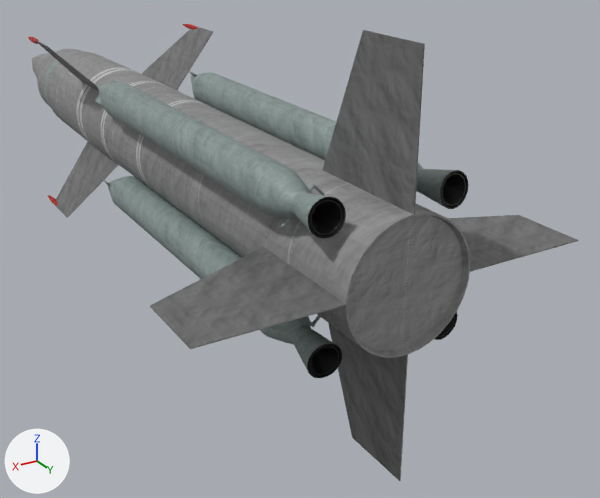
The Blender file Assets/zFinished/RF-Other/9M8 Krug.blend, before and after one commit.
The view is the same before and after, from a camera (50 mm lens) standing at (2.92, 7.17, 2.2) and looking at (-1.11, 0.46, -1.15). Lighting does not change. The marker at lower left points along +X, +Y and +Z.

In view in the first picture: '9M8 Krug', '9M8 KrugB'.
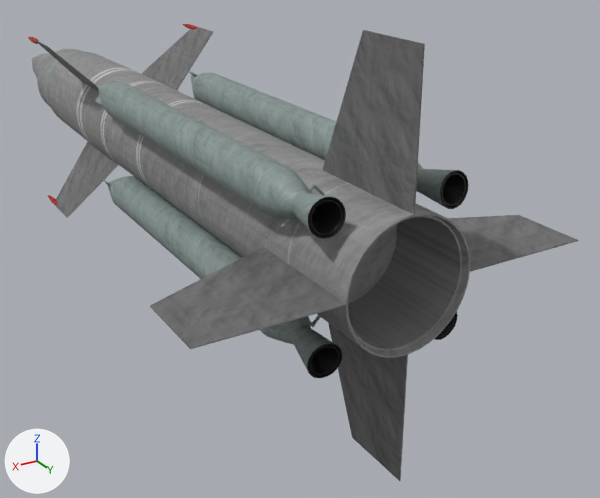
Commit message: Realised the Krug has a Ramjet.

Changed parts and their boxes [x1, y1, x2, y2] in the pictures (600 x 498 px):
part 1 of me_cube_001, built on
    both: [348, 215, 469, 356]

The change in detail:
me_cube_001 is used by ob_9m8_krug; location (0.0, 0.0, 0.0); rotation (0.0, 0.785, 0.0), in degrees (0, 45, 0); scale (0.04, 0.04, 0.04).
me_cube_001 had 1561 vertices, 1393 faces and spanned x -31.0..31.0, y -130.0..90.0, z -31.0..31.0.
me_cube_001 now has 1625 vertices, 1457 faces and spans x -31.0..31.0, y -130.0..90.0, z -31.0..31.0.
Part 1, on me_cube_001:
33 faces are deleted.
32 vertices are added at x -11.0..11.0, y 89.0, z -11.0..11.0.
32 new vertices lie (0.0, -17.0, 0.0) away from vertices in x -11.0..11.0, y 89.0, z -11.0..11.0.
97 new faces join them.
